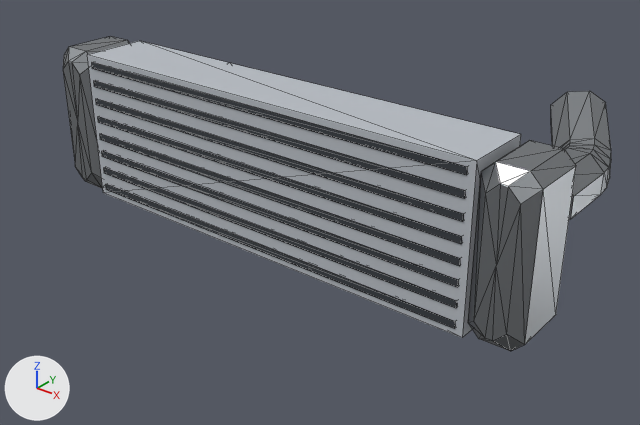
One commit to the glTF model assets/parts/intercooler/coldcore/coldcore_76/strada_evo.glb: the scene before it, then after it.
Rendered twice from a camera (50 mm lens) standing at (0.557, -0.568, 0.356) and looking at (0.025, 0.096, -0.056). The axes (+X, +Y, +Z) are drawn at lower left. The lights are the same throughout. The older version comes first. Mesh edges are drawn as thin lines. Vertices at exactly the same position are counted once.

Names of what the first picture shows: 'model'.
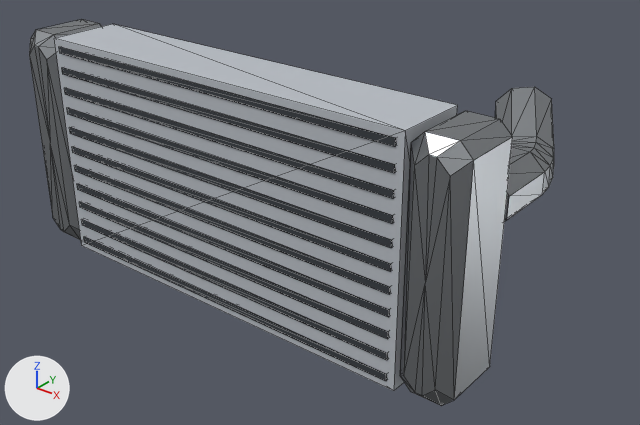
The change in detail:
me_model is used by ob_model.
me_model had 240 vertices, 428 faces and spanned x -1.0..1.0, y -0.41..0.41, z -0.28..0.28.
me_model now has 264 vertices, 464 faces and spans x -1.0..1.0, y -0.45..0.45, z -0.44..0.44.
me_model part 1: a new loose piece, a box spanning x -0.8..0.8, y -0.44..-0.16, z -0.44..0.44, in mat_car_atlas (picture img_car_atlas).
me_model part 2: a new loose piece, a box spanning x -0.767..0.767, y -0.445..-0.433, z -0.417..-0.391, in mat_car_atlas (picture img_car_atlas).
me_model part 3: a new loose piece, a box spanning x -0.767..0.767, y -0.445..-0.433, z -0.336..-0.31, in mat_car_atlas (picture img_car_atlas).
me_model part 4: a new loose piece, a box spanning x -0.767..0.767, y -0.445..-0.433, z -0.255..-0.229, in mat_car_atlas (picture img_car_atlas).
me_model part 5: a new loose piece, a box spanning x -0.767..0.767, y -0.445..-0.433, z -0.175..-0.149, in mat_car_atlas (picture img_car_atlas).
me_model part 6: a new loose piece, a box spanning x -0.767..0.767, y -0.445..-0.433, z -0.094..-0.068, in mat_car_atlas (picture img_car_atlas).
me_model part 7: a new loose piece, a box spanning x -0.767..0.767, y -0.445..-0.433, z -0.013..0.013, in mat_car_atlas (picture img_car_atlas).
me_model part 8: a new loose piece, a box spanning x -0.767..0.767, y -0.445..-0.433, z 0.068..0.094, in mat_car_atlas (picture img_car_atlas).
me_model part 9: a new loose piece, a box spanning x -0.767..0.767, y -0.445..-0.433, z 0.149..0.175, in mat_car_atlas (picture img_car_atlas).
me_model part 10: a new loose piece, a box spanning x -0.767..0.767, y -0.445..-0.433, z 0.229..0.255, in mat_car_atlas (picture img_car_atlas).
me_model part 11: a new loose piece, a box spanning x -0.767..0.767, y -0.445..-0.433, z 0.31..0.336, in mat_car_atlas (picture img_car_atlas).
me_model part 12: a new loose piece, a box spanning x -0.767..0.767, y -0.445..-0.433, z 0.391..0.417, in mat_car_atlas (picture img_car_atlas).
me_model part 13: the loose piece of 50 vertices spanning x 0.7..0.99, y -0.14..0.41, z 0.01..0.28 is scaled about its middle by 1.11, then moved by (-0.02, 0.01, 0.07).
me_model part 14: the loose piece of 34 vertices spanning x -1.0..-0.82, y -0.41..-0.13, z -0.28..0.28 is rebuilt with 34 vertices and now spans x -1.0..-0.8, y -0.45..-0.14, z -0.44..0.44.
me_model part 15: the loose piece of 34 vertices spanning x 0.82..1.0, y -0.41..-0.13, z -0.28..0.28 is rebuilt with 34 vertices and now spans x 0.8..1.0, y -0.45..-0.14, z -0.44..0.44.
me_model part 16: 9 loose pieces with 72 vertices, spanning x -0.82..0.82, y -0.4..-0.14, z -0.28..0.28, are deleted.
Other edits to the shape of me_model do not show in these pictures.
Object 'model' (ob_model) moves from (0.0, 0.141, 0.000771) to (0.0, 0.0808, 0.0).
Object 'model' (ob_model) is rescaled from (0.3, 0.3, 0.3) to (0.27, 0.27, 0.27).

Pixel boxes [x1, y1, x2, y2] of what changed, in the pictures (640 x 425 px; the box of a moved part takes in the faces that stretch with it):
'model', reshaped, moved, rescaled (23% taller)
    before: [63, 36, 611, 351]
    after: [29, 19, 554, 406]
part 1 of me_model, added
    after: [54, 24, 458, 391]
part 2 of me_model, added
    after: [84, 236, 387, 381]
part 3 of me_model, added
    after: [81, 219, 388, 360]
part 4 of me_model, added
    after: [79, 202, 388, 339]
part 5 of me_model, added
    after: [77, 183, 389, 317]
part 6 of me_model, added
    after: [74, 165, 390, 294]
part 7 of me_model, added
    after: [72, 146, 391, 271]
part 8 of me_model, added
    after: [69, 127, 392, 248]
part 9 of me_model, added
    after: [67, 108, 393, 224]
part 10 of me_model, added
    after: [64, 88, 394, 199]
part 11 of me_model, added
    after: [62, 67, 395, 173]
part 12 of me_model, added
    after: [59, 47, 396, 147]
part 13 of me_model, moved or reshaped
    before: [551, 91, 611, 220]
    after: [496, 87, 554, 222]
part 14 of me_model, rebuilt
    before: [63, 36, 130, 188]
    after: [29, 19, 102, 240]
part 15 of me_model, rebuilt (40% taller)
    before: [468, 140, 576, 351]
    after: [400, 111, 513, 406]
part 16 of me_model, deleted
    before: [87, 41, 521, 338]
